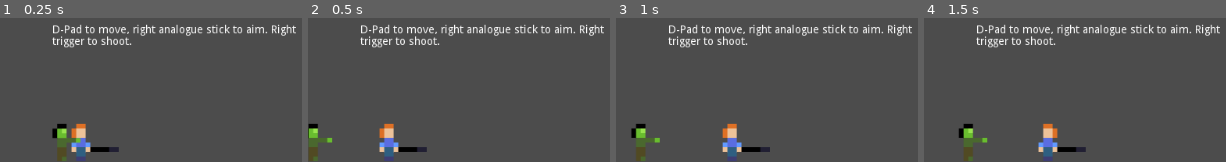
Above: before the commit, frames 1-4 (left to right).
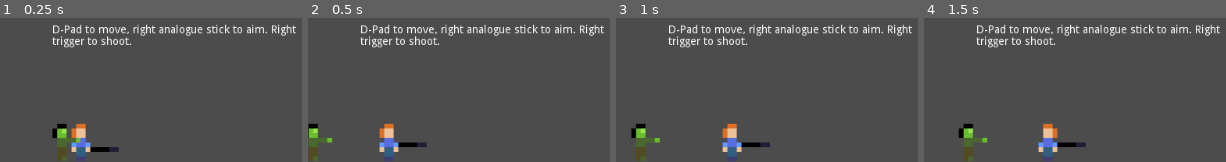
Above: after the commit, the same moments.

Repository: hhirsch/jump
Game: Godot game, scene res://game.tscn
Same seed, same stepped clock (60 frames per second), same inputs: the game is played once before the commit and once after it.
Inputs:
- Up to frame 1 (0.25 s): no input
- Up to frame 2 (0.5 s): no input
- Up to frame 3 (1 s): tap Enter (ui_accept) at 0.5, 0.77 s; hold Right (ui_right) from 0.53 s (still down)
- Up to frame 4 (1.5 s): release Right (ui_right) at 1.28 s; hold Left (ui_left) from 1.28 s (still down)

Frame 1 is identical in both runs. In frame 2, 0.6% of the frame differs, in the area x 29-40%, y 86-94%; in frame 3, 0.6%; in frame 4, 0.6%.

Commit message:
Remove boiler plate comments

Diff:
--- a/spear.gd
+++ b/spear.gd
@@ -8,12 +8,11 @@
 func _ready():
 	pass
 
+func reset():
+	spearThrown = false
+	position = Vector2(0, 0)
+
 func _process(delta):
-#	# Called every frame. Delta is time since last frame.
-#	# Update game logic here.
-	#var direction: Vector2
-	#direction.x = Input.get_action_strength("right") - Input.get_action_strength("left")
-	#direction.y = Input.get_action_strength("down") - Input.get_action_strength("up")
 	var gamepads = Input.get_connected_joypads()
 	var gamepad = 0
 	if Input.get_connected_joypads().size() > 0:
@@ -24,16 +23,12 @@
 		rotation = angle
 	if spearThrown:
 		position += spearVector * 10
-
 	if (Input.is_action_pressed("ui_shoot") && !spearThrown):
 		spearThrown = true
 		spearVector = direction
-	#if not is_on_screen():
-
 	pass
 
 
 func _on_VisibilityNotifier2D_screen_exited():
-	spearThrown = false
-	position = Vector2(0, 0)
-	pass # Replace with function body.
+	reset()
+	pass
--- a/zombie-collision.gd
+++ b/zombie-collision.gd
@@ -1,20 +1,10 @@
 extends CollisionShape2D
-
-# Declare member variables here. Examples:
-# var a = 2
-# var b = "text"
-
-# Called when the node enters the scene tree for the first time.
-func _ready():
-	pass # Replace with function body.
-
-# Called every frame. 'delta' is the elapsed time since the previous frame.
-#func _process(delta):
-#	pass
 
 func _on_Area2D_area_entered(area):
 	var zombie = get_tree().get_root().get_node("./game/zombie/zombie")
 	zombie.hide()
 	zombie.position = Vector2(0,575)
 	zombie.show()
-	pass # Replace with function body.
+	var spear = get_tree().get_root().get_node("./game/character/character/spear")
+	spear.reset()
+	pass
--- a/zombie.gd
+++ b/zombie.gd
@@ -1,16 +1,7 @@
 extends Sprite
 var speed = 50
-# Declare member variables here. Examples:
-# var a = 2
-# var b = "text"
 
-# Called when the node enters the scene tree for the first time.
-func _ready():
-	pass # Replace with function body.
-
-# Called every frame. 'delta' is the elapsed time since the previous frame.
 func _process(delta):
-	#var character = get_node("root")
 	var character = get_tree().get_root().get_node("./game/character/character")
 	if (character.position.x - position.x) > 0:
 		position.x += speed*delta
